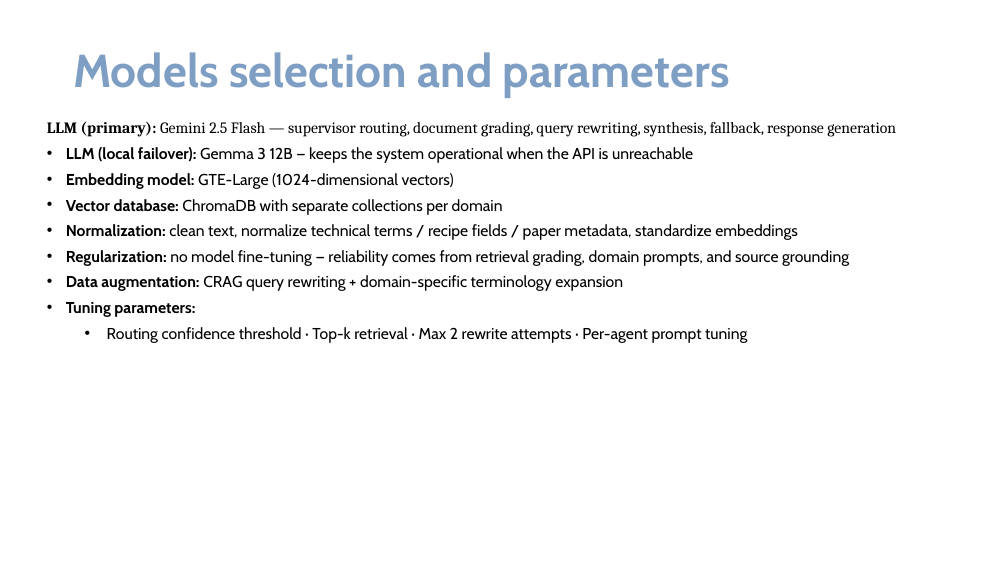
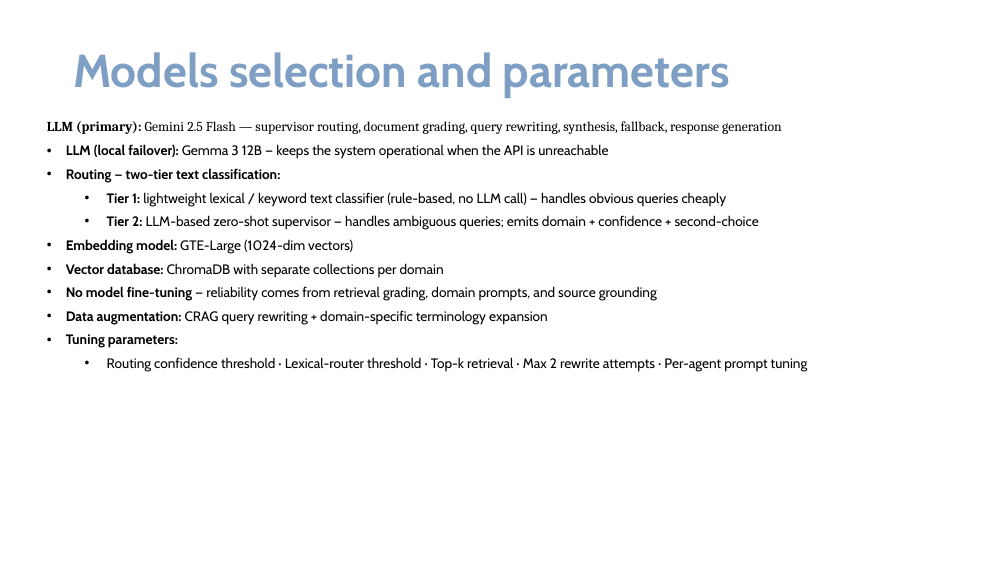
Before and after one commit to roshcs/AI574, a slide deck: slide 10 of presentation_fixed.pptx. Drawn at 1008x567 pixels with LibreOffice and Linux fonts; fonts in the diff are those of the drawing; background and template pictures are left out. Boxes give left, top, right and bottom in pixels: in the first picture for what was removed or moved away, otherwise in the second. Text is boxed around its words. In the diff, an @@ line names an element or a change of style, - is before the commit and + after.

```diff
--- a/presentation_fixed.pptx
+++ b/presentation_fixed.pptx
@@ text at (x1=47, y1=121, x2=782, y2=348): size 15 to 13 pt in "LLM (primary): Gemini 2.5 Flash — supervisor ...", "LLM (local failover): Gemma 3 12B — ...", "Vector database: ChromaDB with separate collections per ...", "Data augmentation: CRAG query rewriting + domain-specific ..." and 1 more places @@
@@ text at (x1=66, y1=168, x2=759, y2=254): text changed; size 15 to 13 pt @@
-• Embedding model: GTE-Large (1024-dimensional vectors)
+• Routing — two-tier text classification:
+  • Tier 1: lightweight lexical / keyword text classifier (rule-based, no LLM call) — handles obvious queries cheaply
+  • Tier 2: LLM-based zero-shot supervisor — handles ambiguous queries; emits domain + confidence + second-choice
+• Embedding model: GTE-Large (1024-dim vectors)
@@ text at (x1=66, y1=286, x2=657, y2=301): text changed; size 15 to 13 pt @@
-• Normalization: clean text, normalize technical terms / recipe fields / paper metadata, standardize embeddings
-• Regularization: no model fine-tuning — reliability comes from retrieval grading, domain prompts, and source grounding
+• No model fine-tuning — reliability comes from retrieval grading, domain prompts, and source grounding
@@ text at (x1=107, y1=357, x2=808, y2=372): text changed; size 15 to 13 pt @@
-  • Routing confidence threshold · Top-k retrieval · Max 2 rewrite attempts · Per-agent prompt tuning
+  • Routing confidence threshold · Lexical-router threshold · Top-k retrieval · Max 2 rewrite attempts · Per-agent prompt tuning
```
Also in this commit, not shown: 2 other slides changed, 6 other files.
